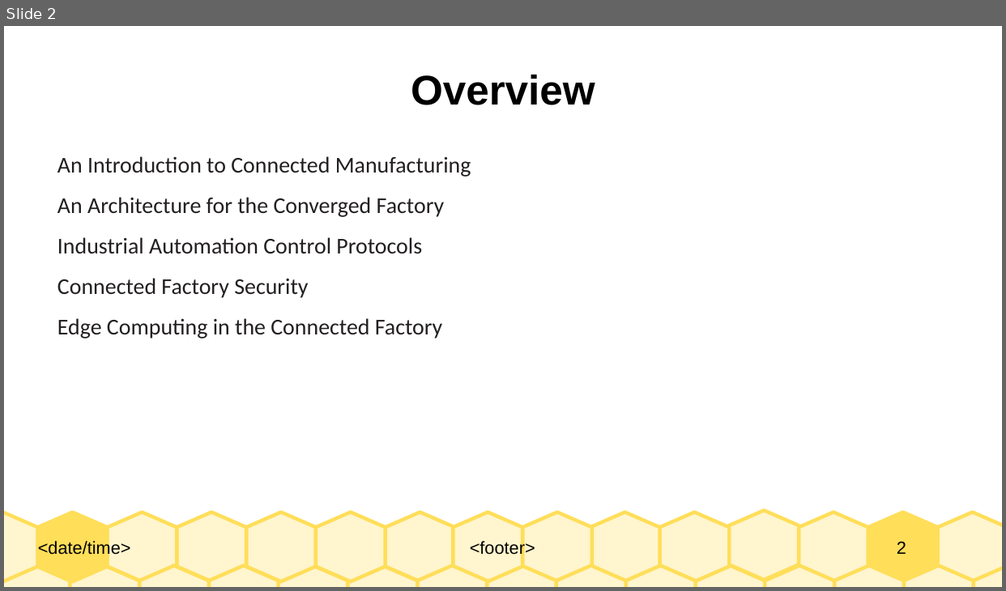
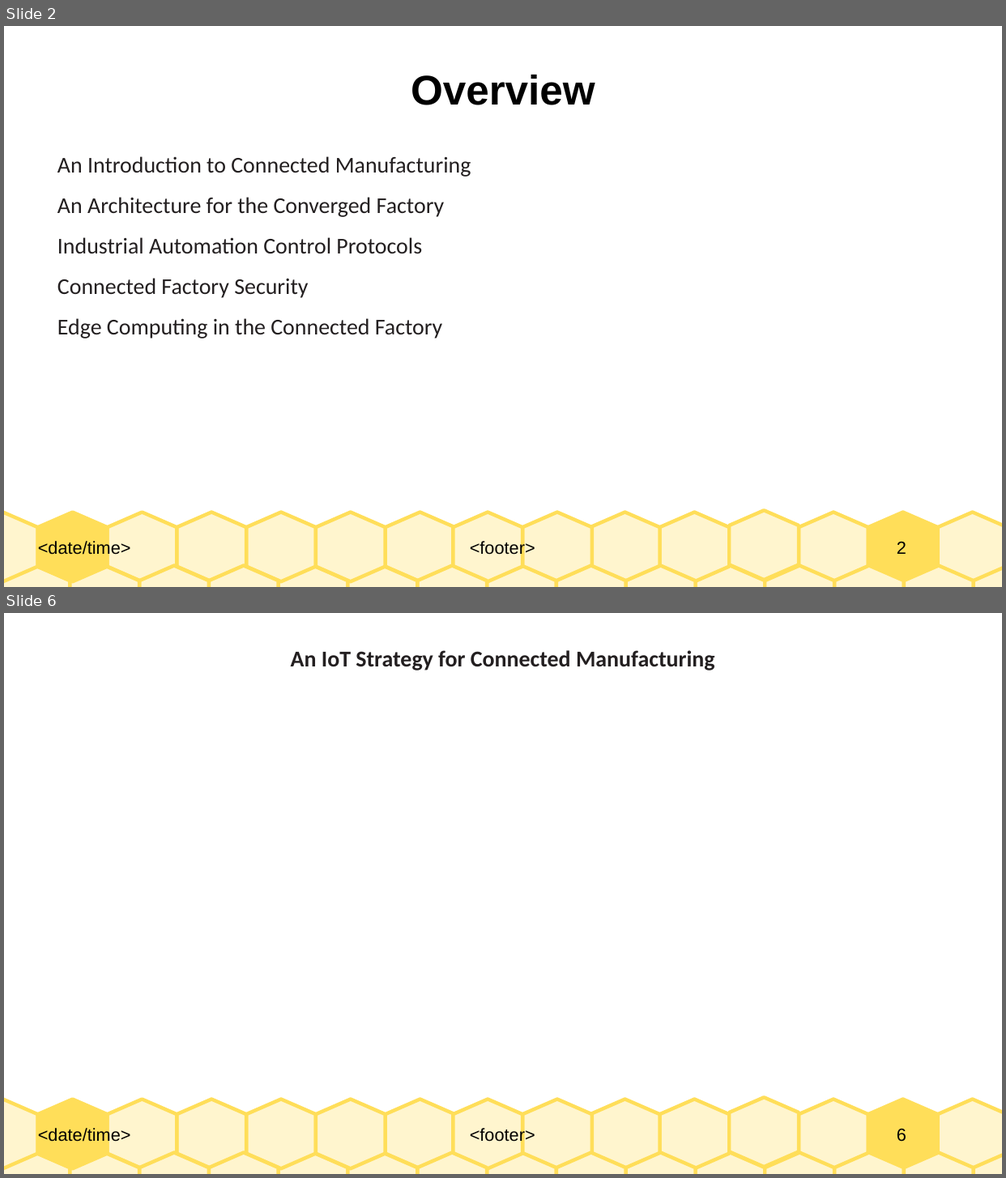
Before and after one commit to Dihfahsih1/Masters-Software-Engineering, a slide deck: yr-sem1/IoT/Chapter-9-slides.odp. Shown one above the other, each under a label of ours: slide 2 before the commit, slides 2 and 6 after it; the slides between them are not shown. The pictures are 1006x591 and 1006x1178 pixels, drawn with LibreOffice and Linux fonts; fonts in the diff are those of the drawing. Boxes give left, top, right and bottom in pixels: in the first picture for what was removed or moved away, otherwise in the second. Text is boxed around its words. In the diff, an @@ line names an element or a change of style, - is before the commit and + after.

```diff
--- a/yr-sem1/IoT/Chapter-9-slides.odp
+++ b/yr-sem1/IoT/Chapter-9-slides.odp
@@ slide 6 added at [4,613,1002,1174], background #FFFFFF; not listed: 33 template elements that a slide beside it also shows @@
@@ title added at [291,650,715,671], 18 pt, text #231F20, bold @@
+An IoT Strategy for Connected Manufacturing
```
Also in this commit, not shown: 1 slide changed, 18 other slides added, 6 other files.
